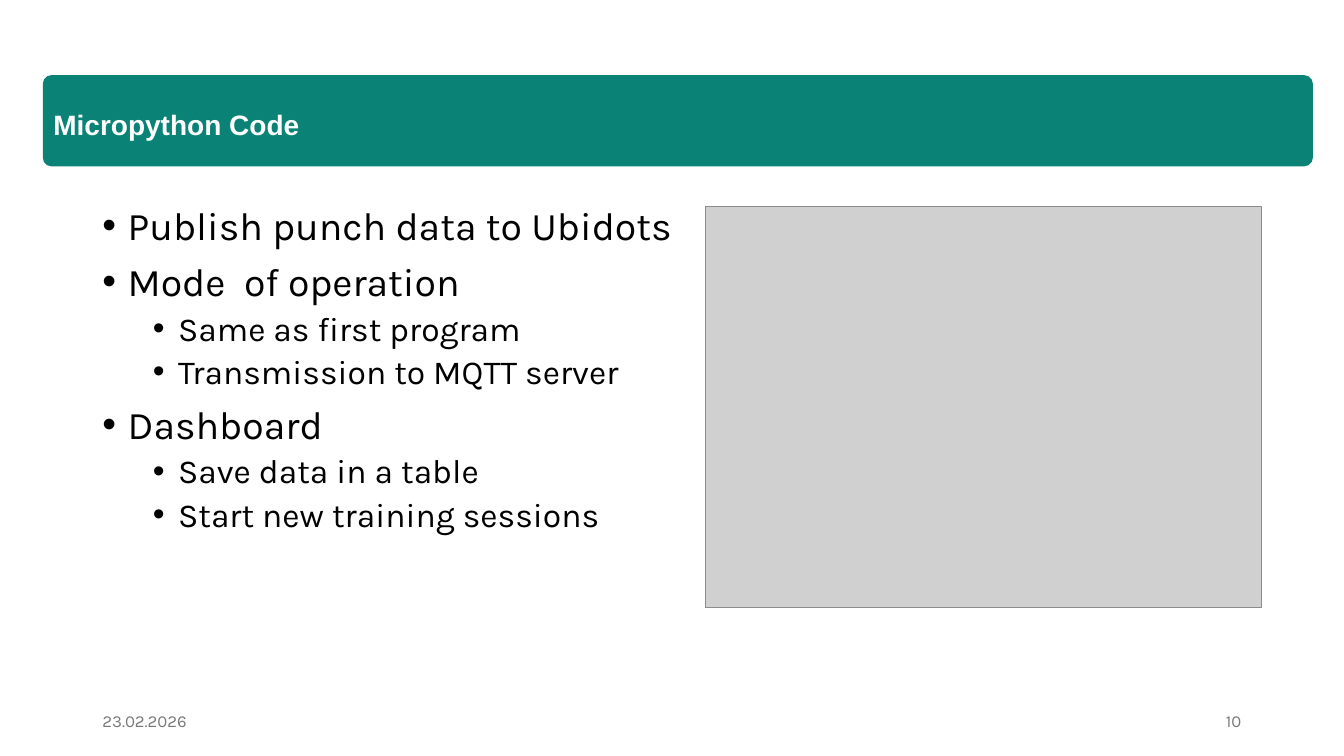
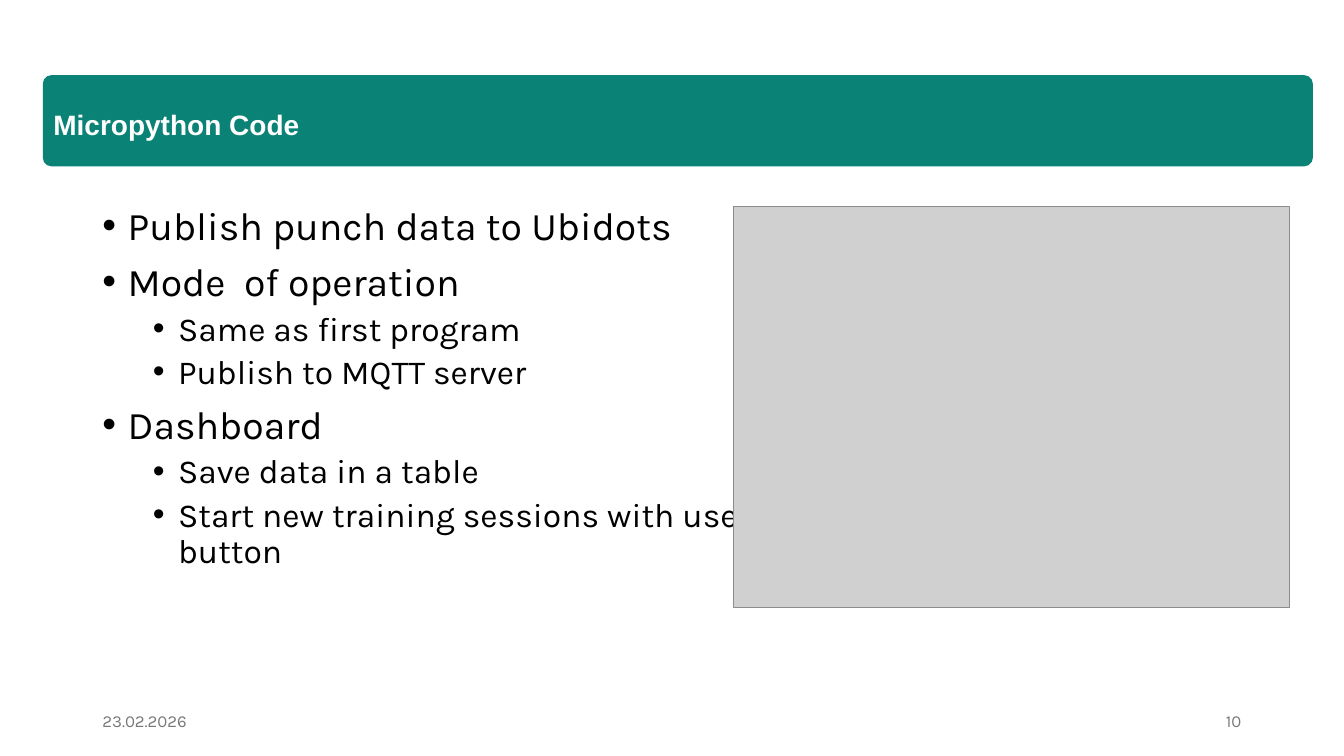
Before and after one commit to e12413440/micropython-hands-on-course, a slide deck: slide 10 of report/Präsentation_final.pptx. Drawn at 1344x756 pixels with LibreOffice and Linux fonts; fonts in the diff are those of the drawing; grey boxes stand for pictures. Boxes give left, top, right and bottom in pixels: in the first picture for what was removed or moved away, otherwise in the second. Text is boxed around its words. In the diff, an @@ line names an element or a change of style, - is before the commit and + after.

```diff
--- a/report/Präsentation_final.pptx
+++ b/report/Präsentation_final.pptx
@@ picture: place and size @@
-picture at box(706, 207, 1262, 608)
+picture at box(734, 207, 1291, 608)
@@ text at box(178, 361, 526, 390): text changed @@
-  • Transmission to MQTT server
+  • Publish to MQTT server
@@ text at box(178, 496, 749, 564): text changed @@
-  • Start new training sessions
+  • Start new training sessions with user
+    button
```
Also in this commit, not shown: 4 other slides changed.
